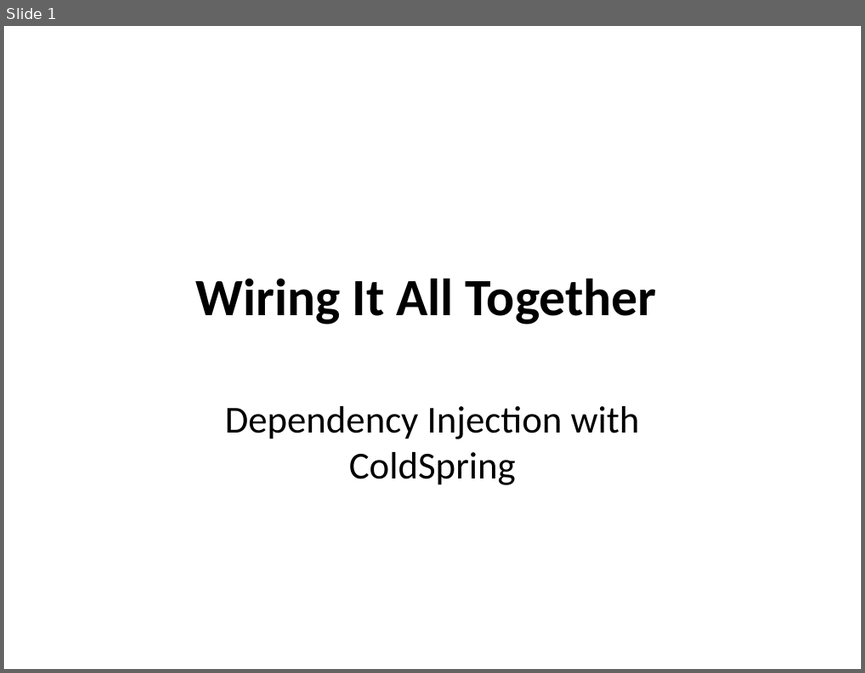
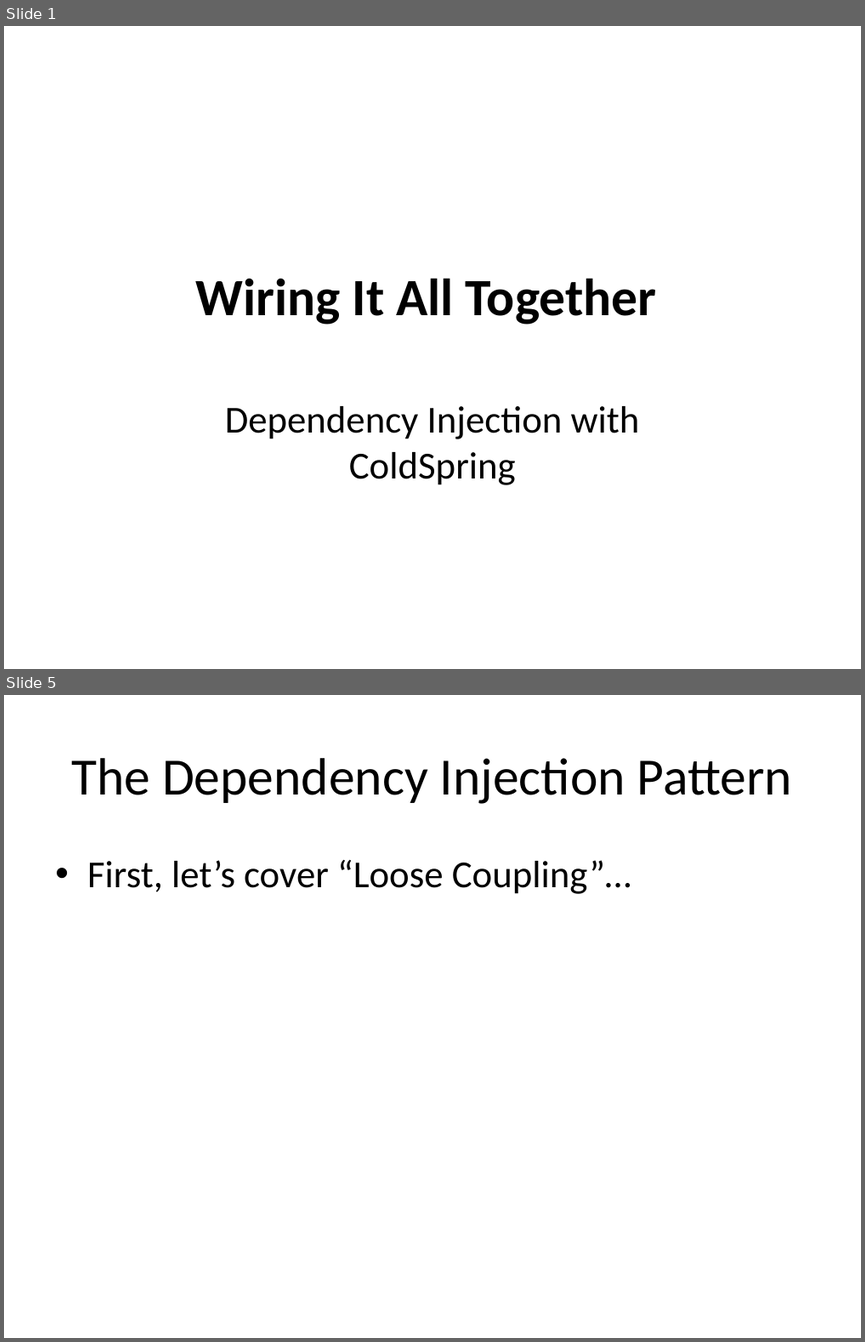
Before and after one commit to dhughes/OldPresentations, a slide deck: Trunk/Model-Glue 3 Day For Teratech/documents/Wiring It All Together.ppt. Shown one above the other, each under a label of ours: slide 1 before the commit, slides 1 and 5 after it; the slides between them are not shown. The pictures are 865x673 and 865x1342 pixels, drawn with LibreOffice and Linux fonts; fonts in the diff are those of the drawing; background and template pictures are left out. Boxes give left, top, right and bottom in pixels: in the first picture for what was removed or moved away, otherwise in the second. Text is boxed around its words. In the diff, an @@ line names an element or a change of style, - is before the commit and + after.

```diff
--- a/Trunk/Model-Glue 3 Day For Teratech/documents/Wiring It All Together.ppt
+++ b/Trunk/Model-Glue 3 Day For Teratech/documents/Wiring It All Together.ppt
@@ slide 5 added at (4,695,861,1338), background picture (left out) @@
@@ title added at (71,758,792,804), 44 pt, text #000000 @@
+The Dependency Injection Pattern
@@ text added at (87,860,631,894), 32 pt, text #000000 @@
+• First, let’s cover “Loose Coupling”…
```
Also in this commit, not shown: 25 other slides added, 1 slide removed, 13 other files.
